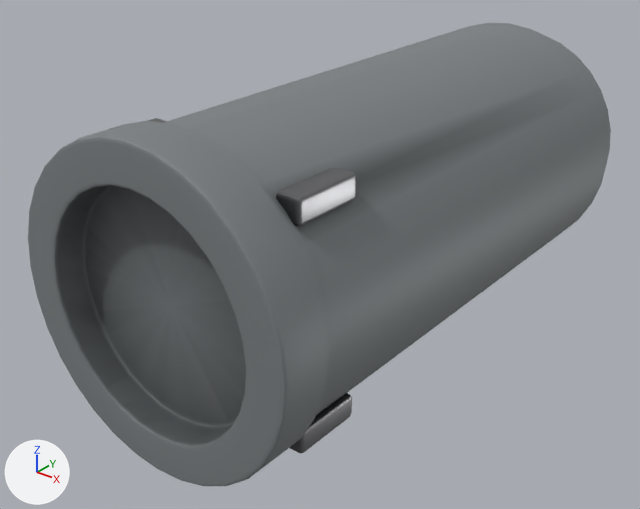
Renders of the glTF model assets/export/models/frame.drone_pod.glb from each side of a commit.
The view is the same before and after, from a 50 mm lens placed at (1.248, -1.786, 0.898), pointed at (-0.077, -0.13, -0.129). The axes (+X, +Y, +Z) are drawn at lower left. The lights are the same throughout. The older version comes first. Vertices at exactly the same position are counted once.

The scene before the commit, as lines of its bpy script (objects in view):
```python
mat_armor = bpy.data.materials.new('armor')
mat_armor.use_nodes = True; mat_armor.node_tree.nodes.clear()
_N = mat_armor.node_tree.nodes; _L = mat_armor.node_tree.links
n0 = _N.new('ShaderNodeBsdfPrincipled'); n0.name = 'Principled BSDF'
n0.inputs[1].default_value = 0.25  # 'Metallic'
n0.inputs[2].default_value = 0.55  # 'Roughness'
n1 = _N.new('ShaderNodeOutputMaterial'); n1.name = 'Material Output'
n2 = _N.new('ShaderNodeMix'); n2.name = 'Mix'
n2.data_type = 'RGBA'
n2.blend_type = 'MULTIPLY'
n2.inputs[0].default_value = 1.0  # 'Factor'
n2.inputs[7].default_value = (0.233, 0.253, 0.263, 1.0)  # 'B', grey #858a8c
n3 = _N.new('ShaderNodeVertexColor'); n3.name = 'Color Attribute'
_L.new(n0.outputs[0], n1.inputs[0])  # 'BSDF' to 'Surface'
_L.new(n2.outputs[2], n0.inputs[0])  # 'Result' to 'Base Color'
_L.new(n3.outputs[0], n2.inputs[6])  # 'Color' to 'A'
me_mesh_0 = bpy.data.meshes.new('Mesh_0')
me_mesh_0.from_pydata(...)  # 1186 vertices, 2288 faces; spans x -0.38..0.38, y -0.8..0.82, z -0.38..0.38
# faces by material slot: [960, 1328]
me_mesh_0.materials.append(mat_armor)
me_mesh_0.materials.append(mat_metal)
ob_mesh_0 = bpy.data.objects.new('Mesh_0', me_mesh_0)
ob_mesh_0.location = (0.0, 0.0, 0.0)
```
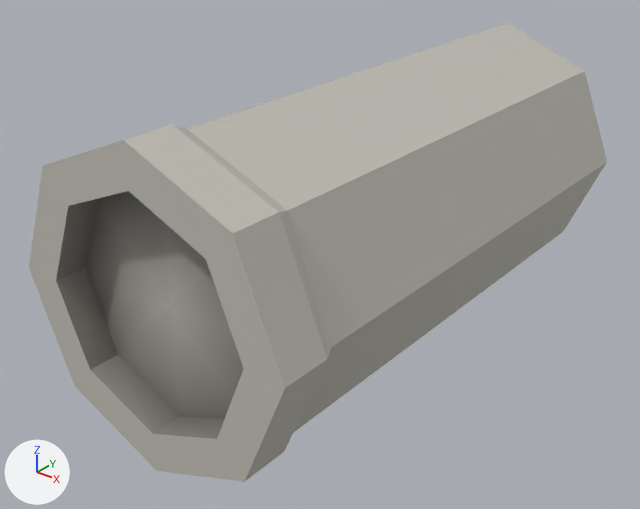
Location of each change, [x1, y1, x2, y2] in pixels of the pictures (640 x 509 px):
'Mesh_0', surface changed, reshaped (lighter)
    before: [28, 23, 611, 486]
    after: [29, 23, 607, 482]
part 1 of me_mesh_0, deleted (mostly hidden)
    before: [148, 118, 356, 453]
part 2 of me_mesh_0, cut back (mostly hidden afterwards)
    before: [28, 23, 611, 486]
    after: [585, 75, 605, 152]
part 3 of me_mesh_0, added
    after: [186, 23, 607, 433]

What changed in the scene script:
```text
Change mat_armor:
    where n0 = _N.new('ShaderNodeBsdfPrincipled'); n0.name = 'Principled BSDF'
    n0.inputs[2].default_value: 0.55 -> 0.35  # 'Roughness'
    where n2 = _N.new('ShaderNodeMix'); n2.name = 'Mix'
    n2.inputs[7].default_value: (0.233, 0.253, 0.263, 1.0) -> (0.57, 0.554, 0.492, 1.0)  # 'B', grey #858a8c -> 'B', light grey #c7c4ba
Add mat_dark:
    mat_dark = bpy.data.materials.new('dark')
    # nodes: BsdfPrincipled, Mix, OutputMaterial, VertexColor
    # colours: black #1c1f1f, mixed with the vertex colours
Add mat_light:
    mat_light = bpy.data.materials.new('light')
    # nodes: BsdfPrincipled, Mix, OutputMaterial, VertexColor
    # colours: green #59ffad, mixed with the vertex colours
Change me_mesh_0:
    used by ob_mesh_0; location = (0.0, 0.0, 0.0)
    remove me_mesh_0.from_pydata(...)  # 1186 vertices, 2288 faces; spans x -0.38..0.38, y -0.8..0.82, z -0.38..0.38
    add me_mesh_0.from_pydata(...)  # 172 vertices, 336 faces; spans x -0.38..0.38, y -0.8..0.81, z -0.38..0.38
    me_mesh_0 part 1: 20 loose pieces with 704 vertices, spanning x -0.29..0.29, y -0.65..0.82, z -0.29..0.29, are deleted
    me_mesh_0 part 2: 432 vertices removed from x -0.38..0.38, y -0.8..0.8, z -0.38..0.38; 8 vertices added at x -0.3..0.3, y 0.8, z -0.3..0.3
    me_mesh_0 part 3: 64 vertices added at x -0.36..0.36, y -0.31..0.35, z -0.36..0.36
    other edits to the shape of me_mesh_0 do not show in these pictures
    remove me_mesh_0.materials.append(mat_metal)
    add me_mesh_0.materials.append(mat_dark)
    add me_mesh_0.materials.append(mat_light)
```
